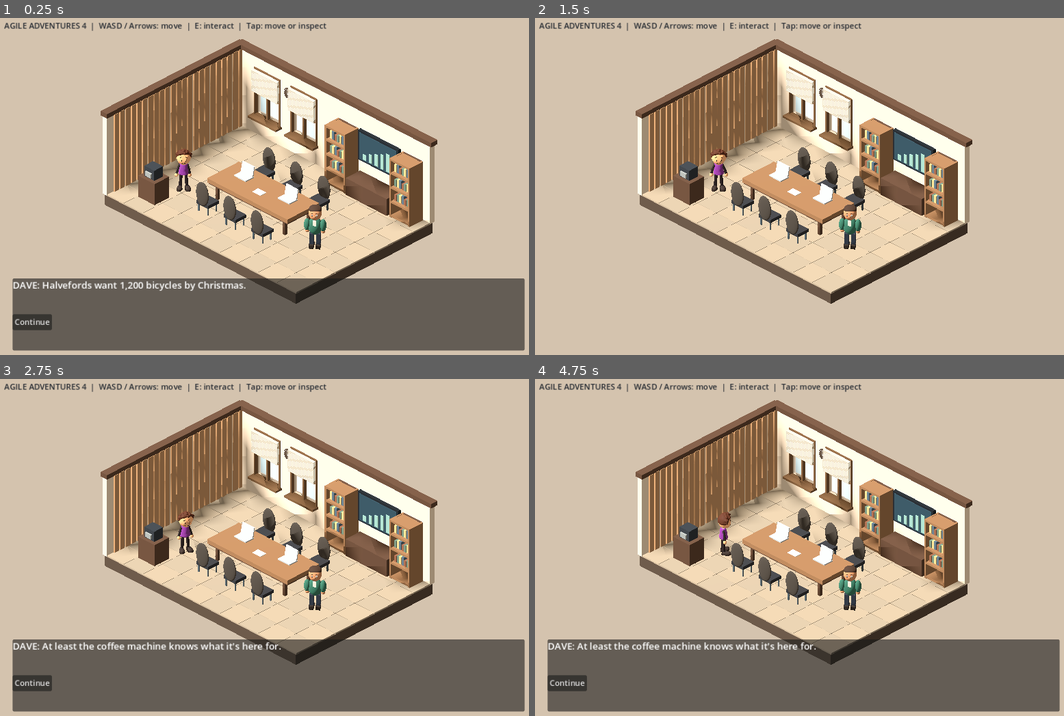
Above: before the commit, frames 1-4 (two rows, left to right).
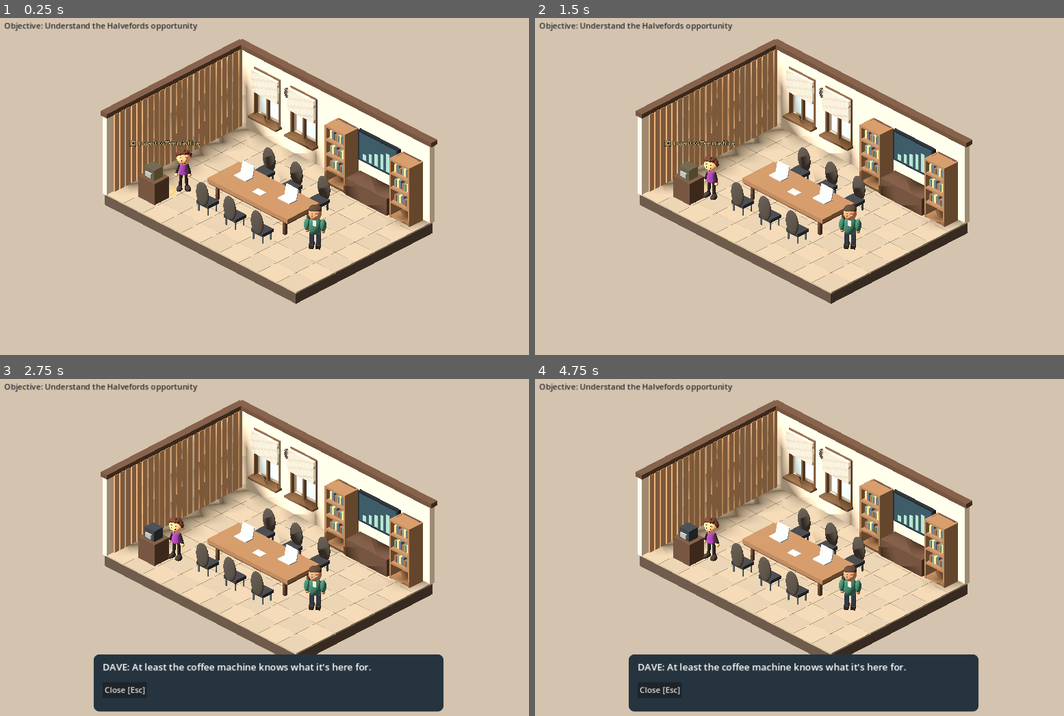
Above: after the commit, the same moments.

Repository: rstebbens/AgileAventures4
Game: Godot game, scene res://scenes/diorama.tscn
Same seed, same stepped clock (60 frames per second), same inputs: the game is played once before the commit and once after it.
Inputs (mouse positions are in pixels of both pictures, inside the frame that each line leads up to):
- Up to frame 1 (0.25 s): no input
- Up to frame 2 (1.5 s): click (566, 321) at 0.5 s, where only the run before the commit has a clickable "Continue"; click (566, 321) at 1.25 s, where only the run before the commit has a clickable "Continue"
- Up to frame 3 (2.75 s): tap Enter at 2, 2.3 s; move the mouse to (386, 530) at 2.02 s; hold Right (ui_right) from 2.03 s (still down); tap E at 2.1 s; click (386, 530) at 2.17 s; tap Space at 2.27 s
- Up to frame 4 (4.75 s): tap Space at 2.75, 3.02, 4.25, 4.52 s; move the mouse to (693, 564) at 2.77 s; release Right (ui_right) at 2.78 s; hold Down (ui_down) 2.78-3.53 s; tap Enter at 2.85, 3.5, 3.8, 4.35 s; click (693, 564) at 2.92 s; tap E at 3.05, 3.6, 4.55 s; move the mouse to (857, 469) at 3.52 s; hold Right (ui_right) 3.53-4.28 s; click (857, 469) at 3.67 s; move the mouse to (778, 618) at 4.27 s; hold Up (ui_up) from 4.28 s (still down); click (778, 618) at 4.42 s

The runs differ from the first frame. In frame 1, 21% of the frame differs, in the area x 0-100%, y 1-99%; in frame 2, 1.3%; in frame 3, 22%; in frame 4, 22%.

Commit message:
Make boardroom exploration proximity-driven with contextual prompts and compact inspection panels

Diff:
--- a/scenes/diorama.gd
+++ b/scenes/diorama.gd
@@ -12,7 +12,16 @@
 var camera: Camera3D
 var target := Vector3.ZERO
 var auto_walk := false
-var phase := "intro"
+var phase := "explore"
+var nearby := ""
+var prompt: Label3D
+var highlight: MeshInstance3D
+var interact_meshes := {}
+var highlighted_mesh: MeshInstance3D
+var highlight_material: StandardMaterial3D
+@export var walk_speed := 1.5
+@export var walk_animation_speed := 2.5
+@export var idle_animation_speed := 1.5
 var choice := ""
 var factory_seen := false
 var dialogue_lines: Array[String] = []
@@ -48,7 +57,8 @@
     _make_factory()
     factory_root.visible = false
     _make_ui()
-    _say(["DAVE: Halvefords want 1,200 bicycles by Christmas.", "DAVE (to camera): Apparently we have a strategy. Nobody's seen it."], "explore")
+    _setup_interaction_hint()
+    panel.visible = false
 
 func _setup_world() -> void:
     var environment := WorldEnvironment.new()
@@ -134,17 +144,21 @@
     _block(boardroom_root,Vector3(2.55,0.4,-3.22),Vector3(2.25,0.8,0.85),palette["wood_dark"])
     _obstacle(Vector3(2.55,0.4,-3.22),Vector3(2.25,0.8,0.85))
     _block(boardroom_root,Vector3(2.55,2.05,-3.53),Vector3(2.2,1.35,0.14),Color("#20262c"))
-    _block(boardroom_root,Vector3(2.55,2.05,-3.44),Vector3(2.04,1.19,0.025),Color("#304957"))
+    interact_meshes["Dashboard"] = _block(boardroom_root,Vector3(2.55,2.05,-3.44),Vector3(2.04,1.19,0.025),Color("#304957"))
     for i in range(5):
         _block(boardroom_root,Vector3(1.85+i*0.32,1.65+i*0.07,-3.41),Vector3(0.18,0.24+i*0.14,0.025),Color("#8bb5ae"))
     _block(boardroom_root,Vector3(-3.7,0.5,2.6),Vector3(0.9,1.0,0.8),palette["wood_dark"])
     _obstacle(Vector3(-3.7,0.5,2.6),Vector3(0.9,1.0,0.8))
-    _block(boardroom_root,Vector3(-3.7,1.23,2.6),Vector3(0.55,0.46,0.48),Color("#333940"))
+    interact_meshes["Coffee"] = _block(boardroom_root,Vector3(-3.7,1.23,2.6),Vector3(0.55,0.46,0.48),Color("#333940"))
+    objects["Coffee"] = Vector3(-3.7,0,2.0)
     _block(boardroom_root,Vector3(-3.7,1.19,2.88),Vector3(0.32,0.19,0.09),Color("#92999b"))
     for x in [-1.25,1.15]:
         _block(boardroom_root,Vector3(x,0.97,0.1),Vector3(0.65,0.045,0.46),Color("#aeb5ba"))
         var screen = _block(boardroom_root,Vector3(x,1.21,-0.11),Vector3(0.65,0.45,0.045),Color("#b6bec3"))
         screen.rotation_degrees.x = -12
+        var key := "Research" if x < 0 else "Order"
+        interact_meshes[key] = screen
+        objects[key] = Vector3(x,0,1.05)
     _block(boardroom_root,Vector3(0,0.96,0.5),Vector3(0.45,0.025,0.32),palette["paper"])
     var clock = _sphere(boardroom_root,Vector3(-2.45,2.65,-3.53),0.25,Color("#51443a"))
     clock.scale.z = 0.14
@@ -322,7 +336,7 @@
     if clip == &"":
         clip = _dave_clip("Idle")
     if clip != &"" and (dave_animation.current_animation != clip or not dave_animation.is_playing()):
-        dave_animation.play(clip, 0.18)
+        dave_animation.play(clip, 0.18, walk_animation_speed if wanted == "Walk" else idle_animation_speed)
 
 func _dialogue_emote() -> void:
     var words := message.text.to_lower()
@@ -386,7 +400,7 @@
     var layer := CanvasLayer.new()
     add_child(layer)
     title_label = Label.new()
-    title_label.text = "AGILE ADVENTURES 4  |  WASD / Arrows: move  |  E: interact  |  Tap: move or inspect"
+    title_label.text = "Objective: Understand the Halvefords opportunity"
     title_label.position = Vector2(18, 15)
     title_label.add_theme_color_override("font_color", Color("#252a31"))
     layer.add_child(title_label)
@@ -397,15 +411,25 @@
     panel = PanelContainer.new()
     hud.add_child(panel)
     panel.set_anchors_and_offsets_preset(Control.PRESET_BOTTOM_WIDE)
-    panel.offset_left = 35
-    panel.offset_right = -35
-    panel.offset_top = -165
+    panel.anchor_left = 0.18
+    panel.anchor_right = 0.82
+    panel.offset_left = 0
+    panel.offset_right = 0
+    panel.offset_top = -135
     panel.offset_bottom = -20
+    var style := StyleBoxFlat.new()
+    style.bg_color = Color("#26343f")
+    style.set_corner_radius_all(12)
+    style.content_margin_left = 18
+    style.content_margin_right = 18
+    style.content_margin_top = 12
+    style.content_margin_bottom = 12
+    panel.add_theme_stylebox_override("panel", style)
     var stack := VBoxContainer.new()
     panel.add_child(stack)
     message = Label.new()
     message.autowrap_mode = TextServer.AUTOWRAP_WORD_SMART
-    message.custom_minimum_size.y = 68
+    message.custom_minimum_size.y = 40
     message.add_theme_font_size_override("font_size", 19)
     stack.add_child(message)
     actions = HBoxContainer.new()
@@ -506,6 +530,7 @@
 
 func _physics_process(delta: float) -> void:
     if phase != "explore":
+        _update_interaction_hint()
         _pose_dave(emote,delta)
         return
     var move := Vector3.ZERO
@@ -523,7 +548,7 @@
             move = Vector3.ZERO
     if move.length() > 0:
         var previous := dave.position
-        dave.velocity = move.normalized() * WALK_SPEED
+        dave.velocity = move.normalized() * walk_speed
         dave.move_and_slide()
         dave.position.x = clampf(dave.position.x, -4.55, 4.55)
         dave.position.z = clampf(dave.position.z, -2.9, 3.1)
@@ -539,19 +564,92 @@
         dave.velocity = Vector3.ZERO
         idle_clock += delta
         _pose_dave("neutral",delta)
+    _update_interaction_hint()
+
+func _setup_interaction_hint() -> void:
+    prompt = Label3D.new()
+    prompt.billboard = BaseMaterial3D.BILLBOARD_ENABLED
+    prompt.font_size = 36
+    prompt.pixel_size = 0.006
+    prompt.outline_size = 10
+    prompt.modulate = Color("#ffe29a")
+    prompt.no_depth_test = true
+    boardroom_root.add_child(prompt)
+    highlight = MeshInstance3D.new()
+    var ring := TorusMesh.new()
+    ring.inner_radius = 0.36
+    ring.outer_radius = 0.43
+    highlight.mesh = ring
+    highlight_material = StandardMaterial3D.new()
+    highlight_material.albedo_color = Color("#ffd36b")
+    highlight_material.shading_mode = BaseMaterial3D.SHADING_MODE_UNSHADED
+    highlight.material_override = highlight_material
+    boardroom_root.add_child(highlight)
+    _update_interaction_hint()
+
+func _update_interaction_hint() -> void:
+    nearby = ""
+    var best := 1.85
+    if phase == "explore":
+        for key in objects:
+            var dist: float = dave.position.distance_to(objects[key])
+            if dist < best:
+                best = dist
+                nearby = key
+    if is_instance_valid(highlighted_mesh):
+        highlighted_mesh.material_overlay = null
+        highlighted_mesh = null
+    prompt.visible = nearby != ""
+    highlight.visible = nearby != ""
+    if nearby == "":
+        return
+    var labels := {"Dashboard":"View sales targets", "Research":"Examine research", "Order":"Review order", "Martin":"Talk to Martin", "Coffee":"Inspect coffee machine"}
+    prompt.text = "[E] " + labels[nearby]
+    var at: Vector3 = objects[nearby]
+    prompt.position = at + Vector3(0,2.25,0)
+    highlight.position = at + Vector3(0,0.09,0)
+    if interact_meshes.has(nearby):
+        highlighted_mesh = interact_meshes[nearby]
+        var glow := StandardMaterial3D.new()
+        glow.transparency = BaseMaterial3D.TRANSPARENCY_ALPHA
+        glow.albedo_color = Color(1.0,0.78,0.25,0.22)
+        glow.shading_mode = BaseMaterial3D.SHADING_MODE_UNSHADED
+        highlighted_mesh.material_overlay = glow
+
+func _inspect_object(name: String) -> void:
+    auto_walk = false
+    dave.velocity = Vector3.ZERO
+    if name == "Martin":
+        _interact(name)
+        return
+    phase = "inspect"
+    emote = "neutral"
+    panel.visible = true
+    var details := {
+        "Dashboard": "SALES TARGETS   |   Halvefords\n1,200 bicycles  •  Delivery: Christmas\nProduct strategy: Not defined",
+        "Research": "CUSTOMER RESEARCH\n12 children surveyed. Preferred gear count: 27.",
+        "Order": "HALVEFORDS ORDER\n1,200 bicycles. Christmas deadline.",
+        "Coffee": "DAVE: At least the coffee machine knows what it's here for."
+    }
+    message.text = details[name]
+    if name == "Dashboard" and factory_seen:
+        var results := {"Speed":"Delivered quickly. Brakes omitted.", "Comfort":"Unrequested suspension. Costs and delays increase.", "Cost":"Basic brakes. Premium braking subscription."}
+        message.text += "\nOutcome: " + results.get(choice, "")
+    _buttons(["Close [Esc]"], func(_unused): _close_inspection())
+
+func _close_inspection() -> void:
+    phase = "explore"
+    panel.visible = false
+    auto_walk = false
 
 func _unhandled_input(event: InputEvent) -> void:
     if event is InputEventKey and event.pressed and not event.echo:
+        if event.keycode == KEY_ESCAPE and phase == "inspect":
+            _close_inspection()
+            return
         if phase == "explore" and (event.keycode == KEY_E or event.keycode == KEY_ENTER):
-            var nearest := ""
-            var best := 1.75
-            for key in objects:
-                var dist: float = dave.position.distance_to(objects[key])
-                if dist < best:
-                    best = dist
-                    nearest = key
-            if nearest != "":
-                _interact(nearest)
+            if nearby != "":
+                _inspect_object(nearby)
         elif phase == "dialogue" and event.keycode == KEY_SPACE:
             _advance()
     if event is InputEventMouseButton and event.pressed and event.button_index == MOUSE_BUTTON_LEFT and phase == "explore":
@@ -563,13 +661,11 @@
         if distance <= 0:
             return
         var point := origin + direction * distance
-        var nearest := ""
-        for key in objects:
-            if point.distance_to(objects[key]) < 0.85:
-                nearest = key
-                break
-        if nearest != "":
-            _interact(nearest)
-        else:
-            target = point
-            auto_walk = true
+        if nearby != "":
+            var at: Vector3 = objects[nearby]
+            var screen_at := camera.unproject_position(at + Vector3(0,1.0,0))
+            if point.distance_to(at) < 0.85 or event.position.distance_to(screen_at) < 55:
+                _inspect_object(nearby)
+                return
+        target = point
+        auto_walk = true
